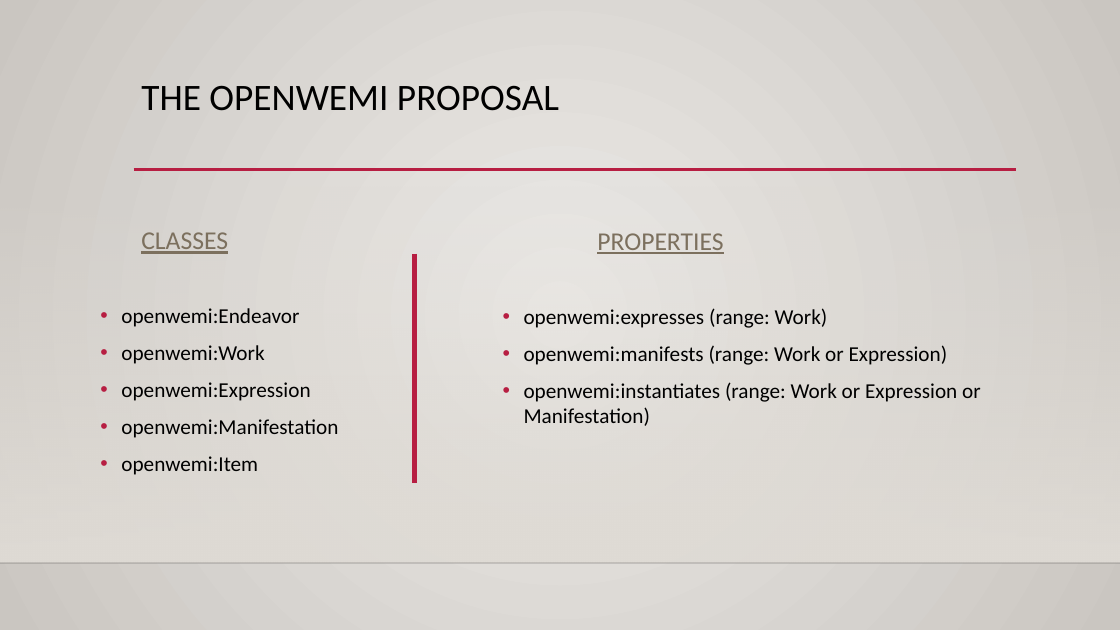
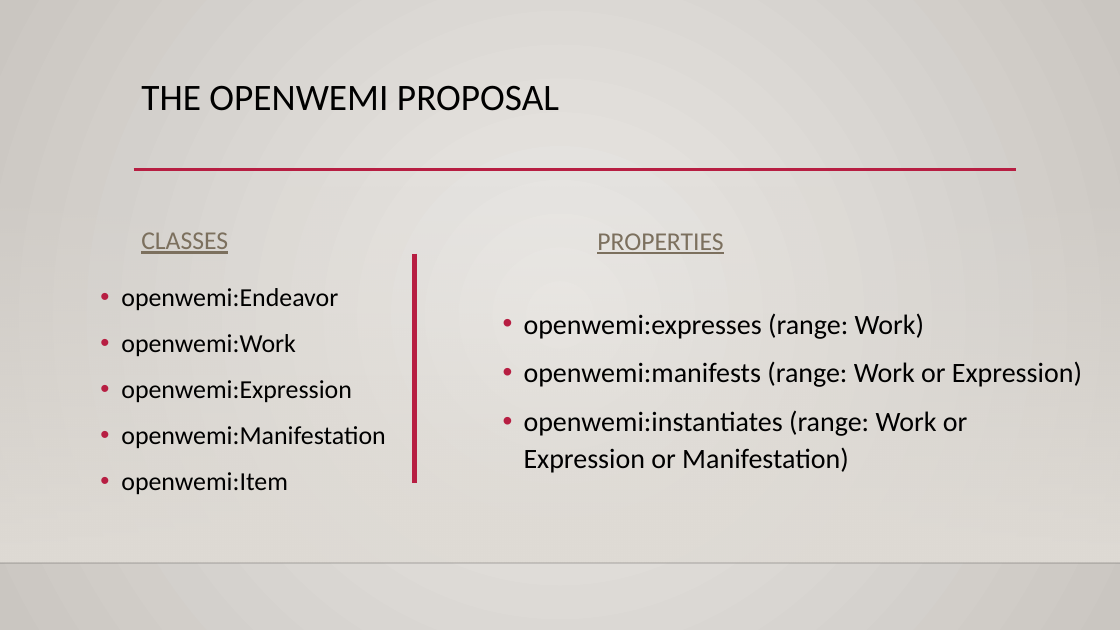
Before and after one commit to dcmi/openwemi, a slide deck: slide 6 of presentations/openwemiUB.pptx (slide 7 before the commit). Drawn at 1120x630 pixels with LibreOffice and Linux fonts; fonts in the diff are those of the drawing; background and template pictures are left out. Boxes give left, top, right and bottom in pixels: in the first picture for what was removed or moved away, otherwise in the second. Text is boxed around its words. In the diff, an @@ line names an element or a change of style, - is before the commit and + after.

```diff
--- a/presentations/openwemiUB.pptx
+++ b/presentations/openwemiUB.pptx
@@ text "openwemi:Endeavor": place and size @@
-text "openwemi:Endeavor" at (121, 308, 338, 475)
+text "openwemi:Endeavor" at (121, 288, 385, 494)
@@ text "openwemi:Endeavor" at (121, 288, 385, 494): size 18.2 to 22.2 pt; line spacing 1 to 1.1 @@
@@ text "openwemi:expresses (range: Work)" at (524, 313, 1082, 473): size 18.2 to 24.1 pt; line spacing 1 to 1.1 @@
```
Also in this commit, not shown: 2 other slides changed, 1 slide removed.
